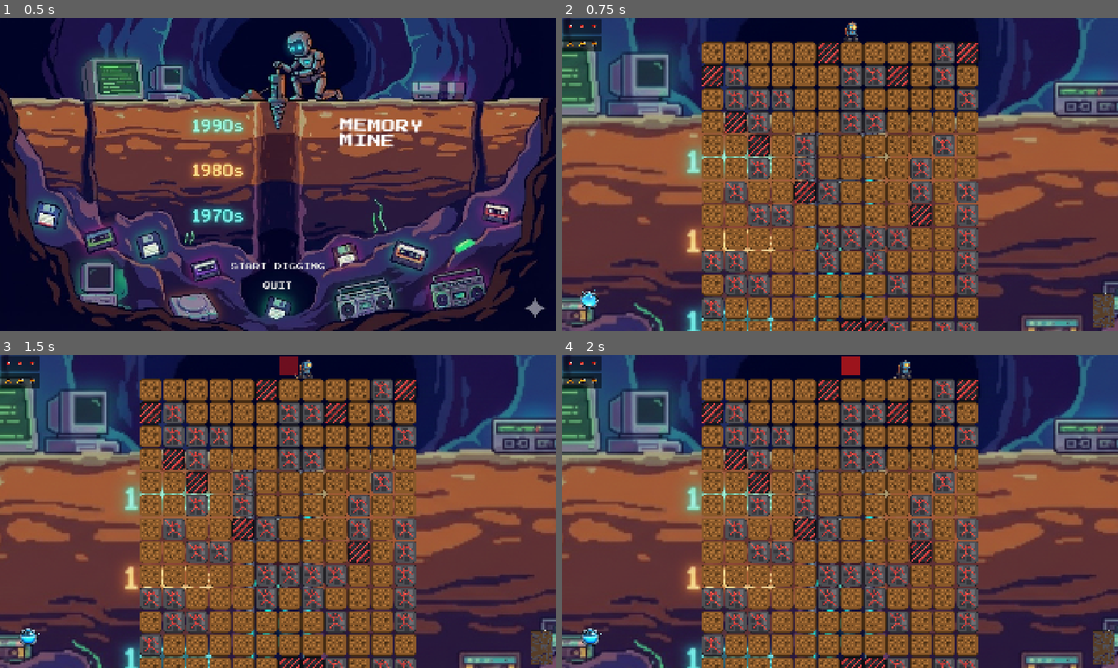
Above: before the commit, frames 1-4 (two rows, left to right).
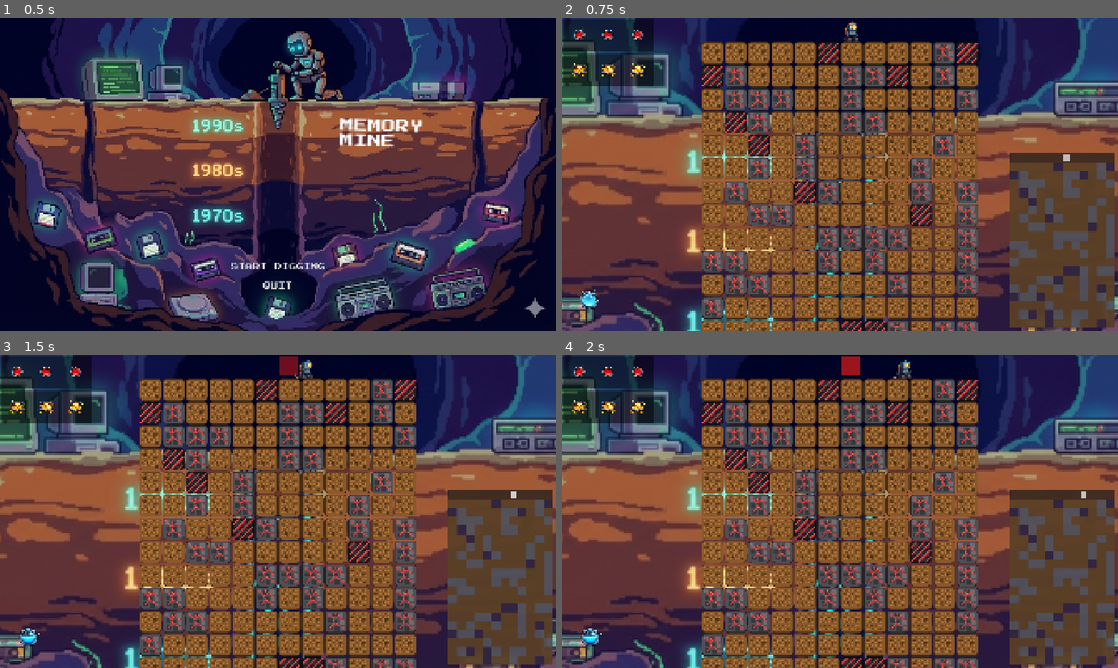
Above: after the commit, the same moments.

Repository: dongzhang2077/memory_dining
Game: Godot game, scene res://main_menu/MainMenu.tscn
Two runs of this game, one before a commit and one after it. Both use one fixed random seed, a clock stepped at 60 frames per second and the inputs below.
Inputs (mouse positions are in pixels of both pictures, inside the frame that each line leads up to):
- Up to frame 1 (0.5 s): no input
- Up to frame 2 (0.75 s): click "START DIGGING" at 0.5 s
- Up to frame 3 (1.5 s): tap Enter at 1.25 s; move the mouse to (400, 495) at 1.27 s; hold Right (move_right) from 1.28 s (still down); tap B (bomb) at 1.35 s; click (400, 495) at 1.42 s
- Up to frame 4 (2 s): keep holding Right (move_right); tap Up (move_up) at 1.52 s

Frame 1 is identical in both runs. In frame 2, 9.7% of the frame differs, in the area x 0-100%, y 0-99%; in frame 3, 9.7%; in frame 4, 9.7%.

Commit message:
rock shaking

Diff:
--- a/scripts/ui/hud.gd
+++ b/scripts/ui/hud.gd
@@ -10,9 +10,9 @@
 @export var grid_system_path: NodePath
 
 ## UI Configuration - Separate size control for each icon type
-@export var heart_icon_size: float = 40.0  # Heart icon size
-@export var energy_icon_size: float = 225.0  # Energy icon size
-@export var treasure_icon_size: float = 40.0  # Treasure slot icon size
+@export var heart_icon_size: float = 100.0  # Heart icon size
+@export var energy_icon_size: float = 300.0  # Energy icon size
+@export var treasure_icon_size: float = 100.0  # Treasure slot icon size
 @export var heart_spacing: float = 1.0  # Spacing between hearts
 @export var treasure_spacing: float = 1.0  # Spacing between treasure slots
 @export var margin: float = 3.0  # Screen margin
--- a/scripts/ui/mini_map.gd
+++ b/scripts/ui/mini_map.gd
@@ -11,15 +11,15 @@
 @export var player_path: NodePath
 
 ## Size configuration
-@export var map_width: int = 72
-@export var map_height: int = 120
+@export var map_width: int = 360   # 5x original size (72 * 5)
+@export var map_height: int = 600  # 5x original size (120 * 5)
 @export var border_width: int = 2
 @export var border_color: Color = Color(0.4, 0.4, 0.4, 0.8)
 @export var background_color: Color = Color(0.1, 0.1, 0.1, 0.7)
 
 ## Player marker configuration
 @export var player_marker_color: Color = Color(1.0, 1.0, 1.0, 1.0)
-@export var player_marker_size: float = 4.0
+@export var player_marker_size: float = 20.0  # 5x original size (4 * 5)
 
 ## References
 var grid_system: GridSystem
--- a/tests/test_player.tscn
+++ b/tests/test_player.tscn
@@ -71,8 +71,8 @@
 anchor_top = 1.0
 anchor_right = 1.0
 anchor_bottom = 1.0
-offset_left = -86.0
-offset_top = -134.0
+offset_left = -374.0
+offset_top = -614.0
 offset_right = -10.0
 offset_bottom = -10.0
 grow_horizontal = 0
